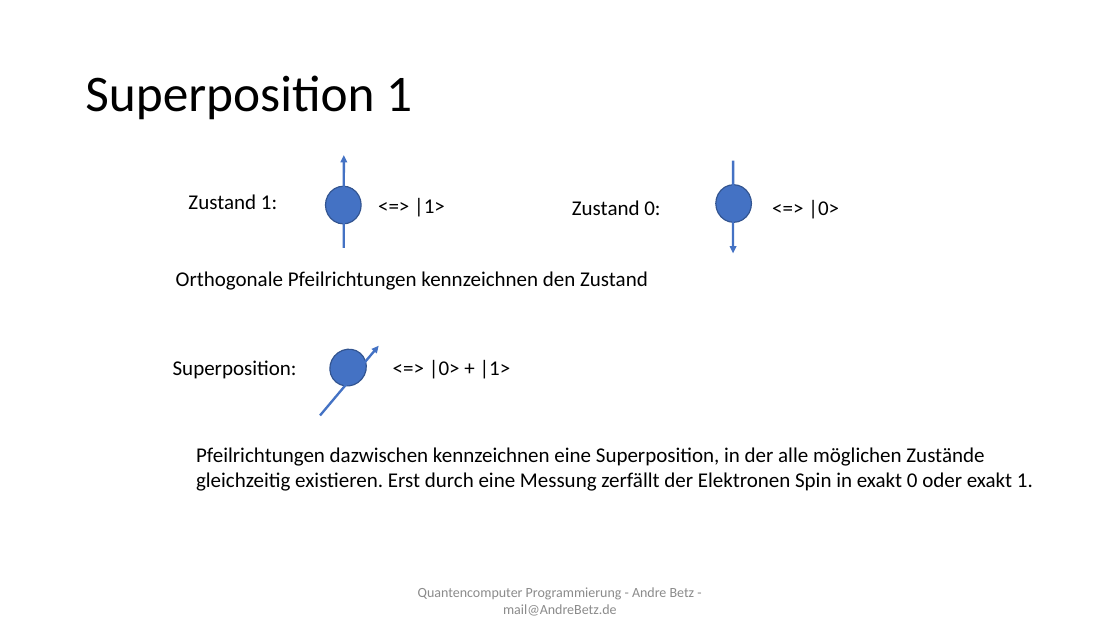
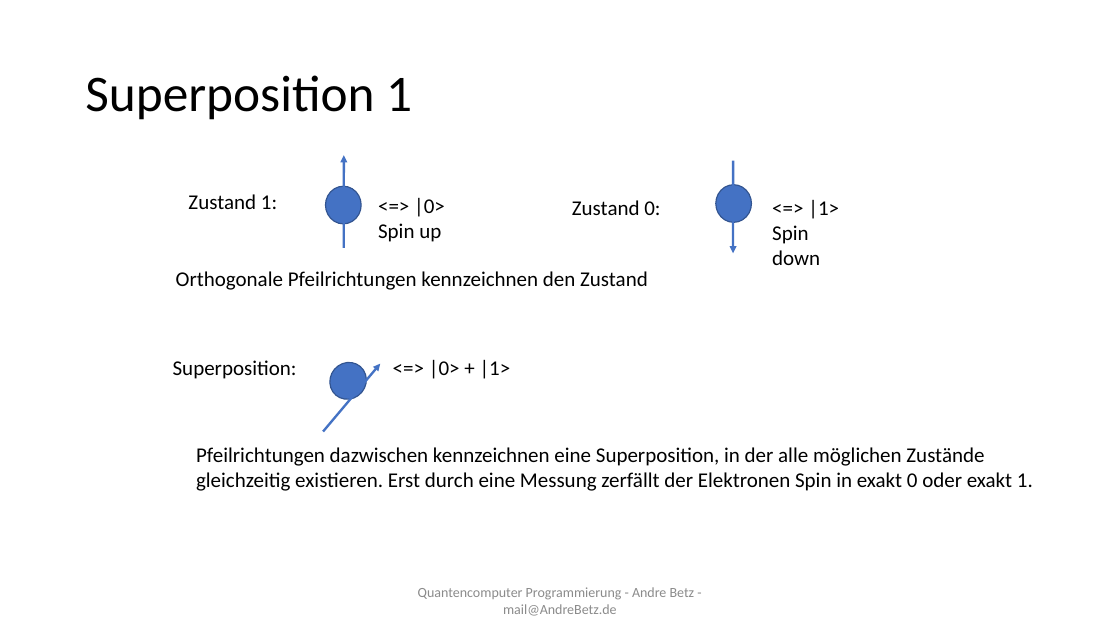
Before and after one commit to sky4walk/documents, a slide deck: slide 4 of QuantencomputerProgramming.odp. Drawn at 1120x630 pixels with LibreOffice and Linux fonts; fonts in the diff are those of the drawing. Boxes give left, top, right and bottom in pixels: in the first picture for what was removed or moved away, otherwise in the second. Text is boxed around its words. In the diff, an @@ line names an element or a change of style, - is before the commit and + after.

```diff
--- a/QuantencomputerProgramming.odp
+++ b/QuantencomputerProgramming.odp
@@ text added at [378,198,445,242], 18 pt, text #000000 @@
+<=> |0>
+Spin up
@@ text removed at [414,198,445,217] @@
-<=> |1>
@@ text added at [772,200,839,265], 18 pt, text #000000 @@
+<=> |1>
+Spin down
@@ text removed at [808,200,839,219] @@
-<=> |0>
@@ ellipse: place and size @@
-ellipse at [322,342,374,393]
+ellipse at [322,355,374,407]
@@ arrow moved from (318, 413) - (376, 343) to (320, 429) - (378, 361) @@
```
Also in this commit, not shown: 2 other slides changed, 1 slide added.
